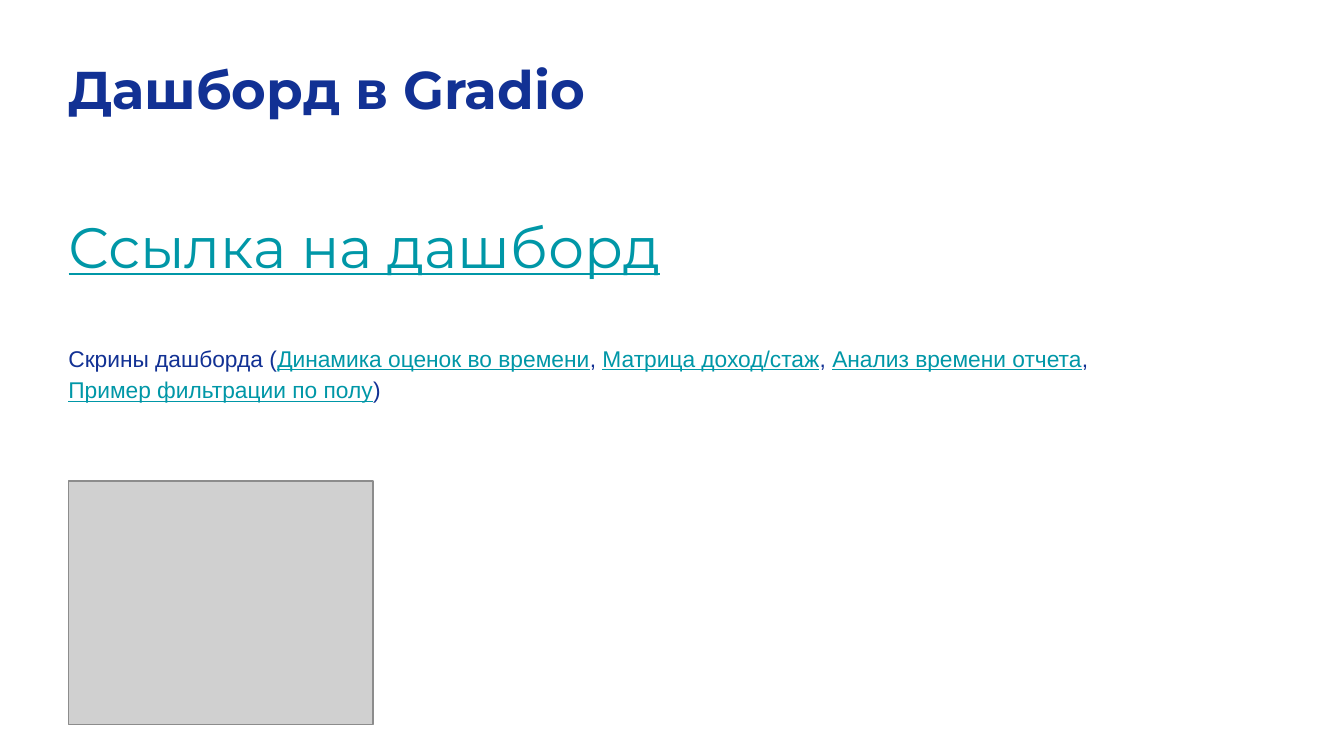
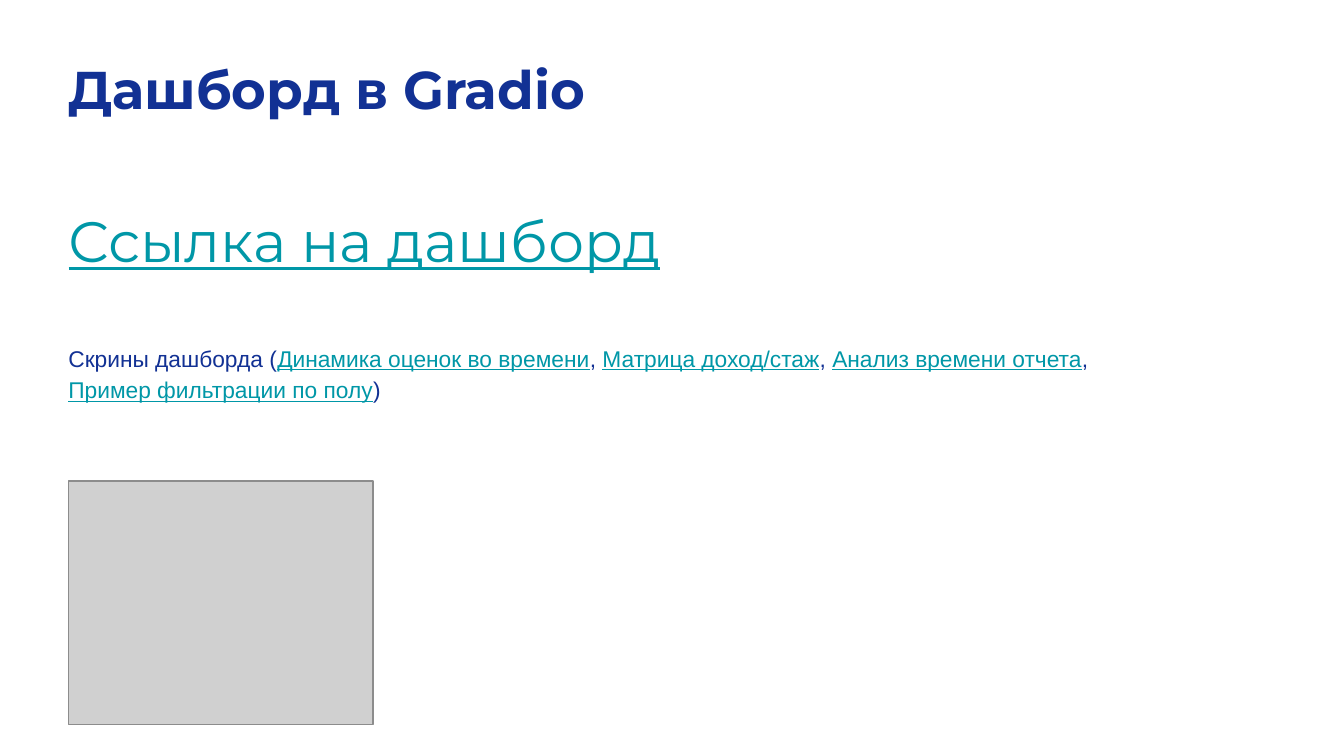
Before and after one commit to katePPkate/Project_Practicum_2025, a slide deck: slide 10 of Checkpoint3_team 20_Ваганов_Валова_Волык.pptx. Drawn at 1344x753 pixels with LibreOffice and Linux fonts; fonts in the diff are those of the drawing; grey boxes stand for pictures. Boxes give left, top, right and bottom in pixels: in the first picture for what was removed or moved away, otherwise in the second. Text is boxed around its words. In the diff, an @@ line names an element or a change of style, - is before the commit and + after.

Commit message:
adding a link

```diff
--- a/Checkpoint3_team 20_Ваганов_Валова_Волык.pptx
+++ b/Checkpoint3_team 20_Ваганов_Валова_Волык.pptx
@@ text "Ссылка на дашборд": place and size @@
-text "Ссылка на дашборд" at [69,225,661,279]
+text "Ссылка на дашборд" at [69,219,661,273]
```
